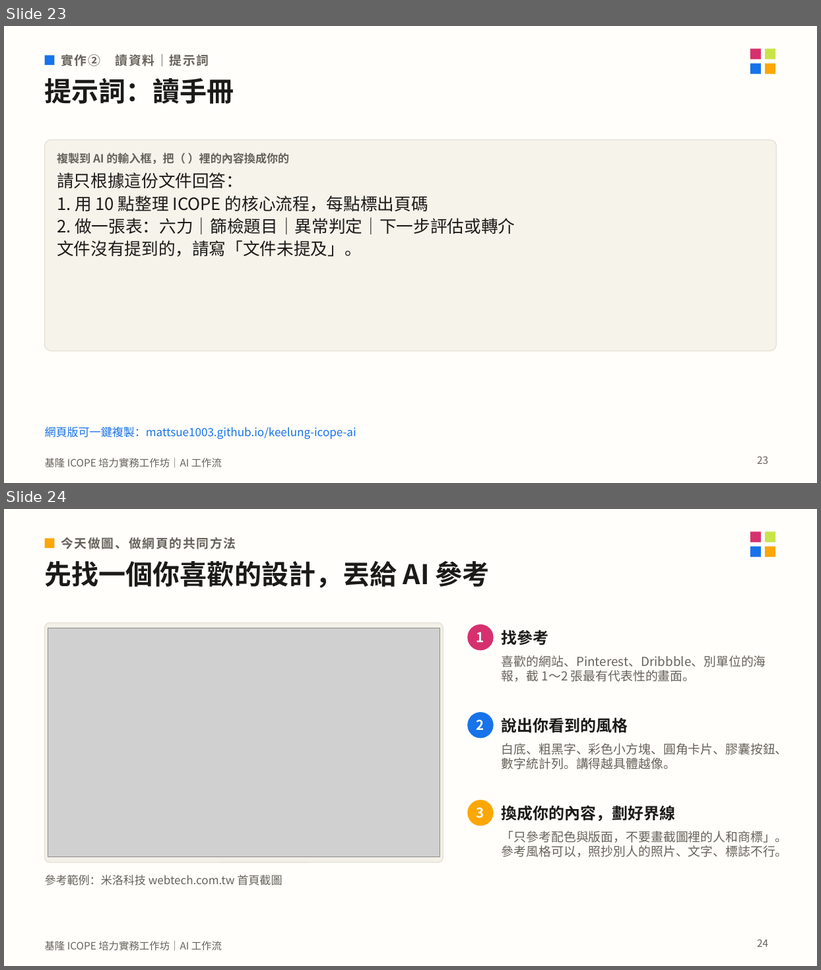
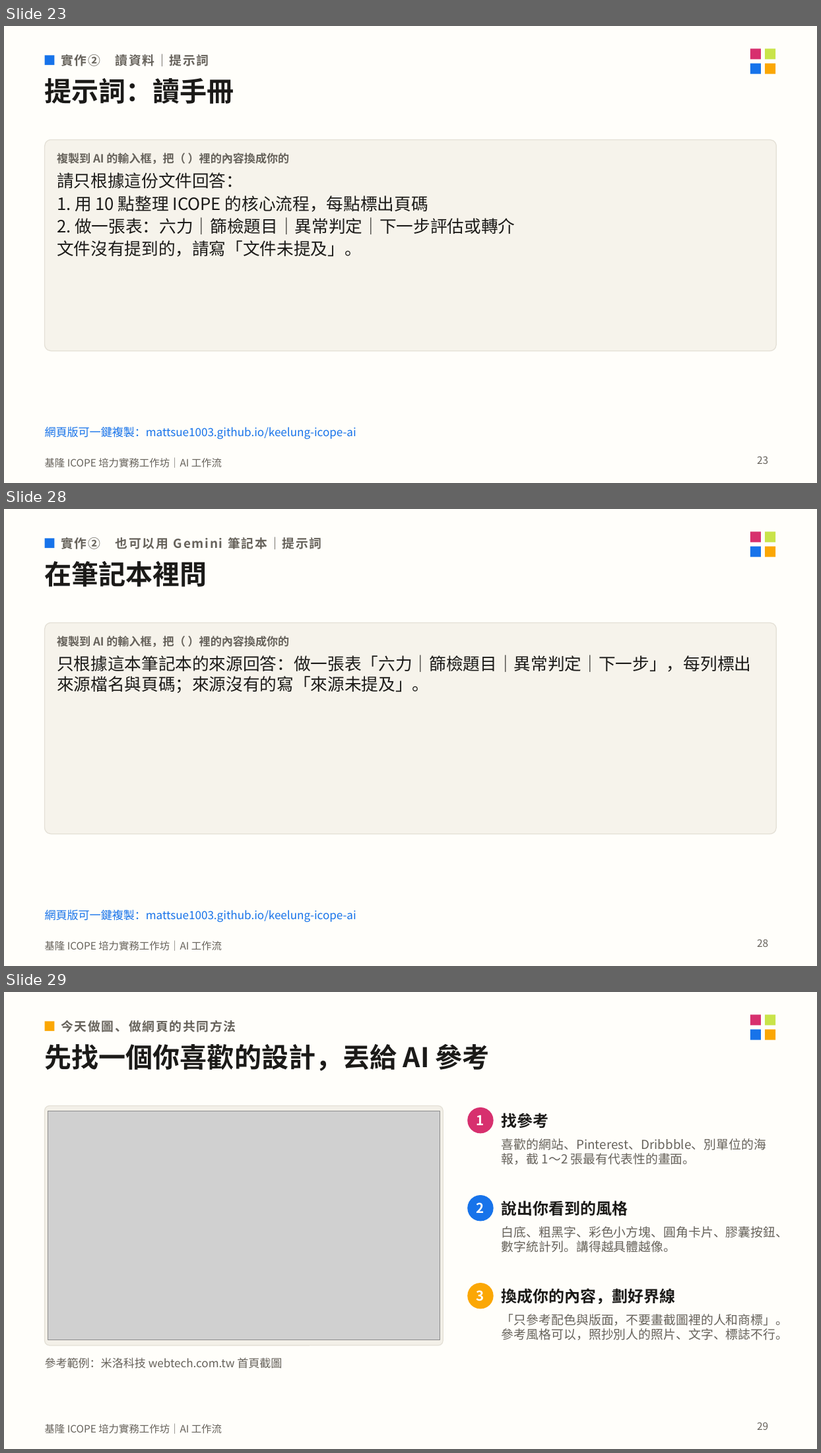
Before and after one commit to mattsue1003/keelung-icope-ai, a slide deck: 基隆ICOPE_AI工作坊_講義.pptx. Shown one above the other, each under a label of ours: slides 23 and 24 before the commit, slides 23, 28 and 29 after it; the slides between them are not shown. The pictures are 821x970 and 821x1453 pixels, drawn with LibreOffice and Linux fonts; fonts in the diff are those of the drawing; grey boxes stand for pictures. Boxes give left, top, right and bottom in pixels: in the first picture for what was removed or moved away, otherwise in the second. Text is boxed around its words. In the diff, an @@ line names an element or a change of style, - is before the commit and + after.

```diff
--- a/基隆ICOPE_AI工作坊_講義.pptx
+++ b/基隆ICOPE_AI工作坊_講義.pptx
@@ slide 28 added at [4, 509, 817, 966], background #FFFEFA; not listed: 5 template elements that a slide beside it also shows @@
@@ rectangle added at [45, 538, 54, 548], fill #1773EA @@
@@ text added at [61, 537, 321, 549], 11 pt, text #66625B, bold @@
+實作② 也可以用 Gemini 筆記本｜提示詞
@@ text added at [45, 561, 207, 587], 24 pt, text #1B1A18, bold @@
+在筆記本裡問
@@ rounded rectangle added at [45, 623, 776, 834], fill #F6F3EB, outline #E4E0D6 0.75 pt @@
@@ text added at [57, 636, 290, 647], 10 pt, text #66625B, bold @@
+複製到 AI 的輸入框，把（ ）裡的內容換成你的
@@ text added at [57, 655, 751, 693], 15 pt, text #1B1A18 @@
+只根據這本筆記本的來源回答：做一張表「六力｜篩檢題目｜異常判定｜下一步」，每列標出來源檔名與頁碼；來源沒有的寫「來源未提及」。
@@ text added at [45, 910, 356, 923], 10 pt, text #1773EA @@
+網頁版可一鍵複製：mattsue1003.github.io/keelung-icope-ai
@@ page number added at [757, 939, 768, 947], 9 pt, text #66625B @@
+28
@@ what was slide 24 is now slide 29 @@
@@ page number at [757, 1422, 768, 1430]: text changed @@
-24
+29
```
Also in this commit, not shown: 3 slides changed, 7 other slides added, 1 slide removed, 26 other files.
